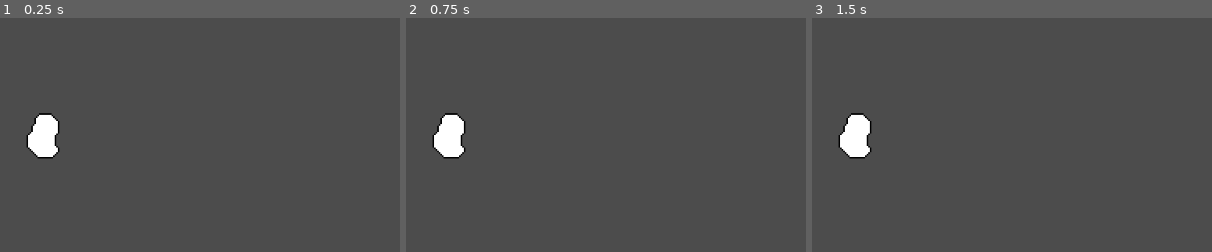
Above: before the commit, frames 1-3 (left to right).
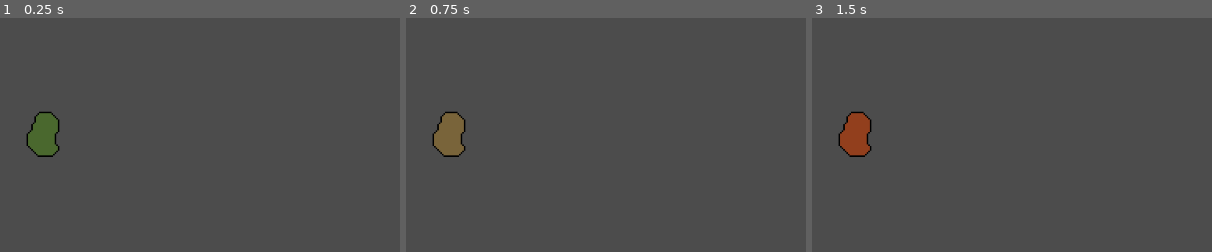
Above: after the commit, the same moments.

Repository: Raelr/StrategyGame
Game: Godot game, scene res://Scenes/World.tscn
The game is run twice, just before and just after one commit, with the same random seed, the same clock (stepped at 60 frames per second) and the same inputs.
Inputs (mouse positions are % of the whole screen's width and height, from its top left):
- Up to frame 1 (0.25 s): no input
- Up to frame 2 (0.75 s): tap Enter at 0.5 s; move the mouse to (5, 48) at 0.52 s; press the mouse at (5, 48) at 0.53 s
- Up to frame 3 (1.5 s): right-click (5, 48) at 0.8 s; tap Space at 1.25 s; move the mouse to (30, 55) at 1.27 s; release the mouse at (30, 55) at 1.28 s; right-click (30, 55) at 1.35 s
The pictures show only the part of the screen within x 0-50%, y 23-73%; the shares and areas given below are measured in that part.

The runs differ from the first frame. In frame 1, 1.2% of the frame differs, in the area x 6-15%, y 40-61%; in frame 2, 1.2%; in frame 3, 1.3%.

Commit message:
Added basic functions for changing province colors

Diff:
--- a/Scenes/Region.tscn
+++ b/Scenes/Region.tscn
@@ -1,7 +1,6 @@
-[gd_scene load_steps=5 format=2]
+[gd_scene load_steps=4 format=2]
 
 [ext_resource path="res://Sprites/Region1Outline.png" type="Texture" id=1]
-[ext_resource path="res://Sprites/Region1Details.png" type="Texture" id=2]
 [ext_resource path="res://Sprites/Region1Overlay.png" type="Texture" id=3]
 [ext_resource path="res://Scripts/Region.gd" type="Script" id=4]
 
@@ -9,9 +8,9 @@
 script = ExtResource( 4 )
 
 [node name="Details" type="Sprite" parent="."]
-texture = ExtResource( 2 )
 
 [node name="Overlay" type="Sprite" parent="Details"]
+modulate = Color( 1, 1, 1, 0 )
 texture = ExtResource( 3 )
 
 [node name="Outline" type="Sprite" parent="Details"]
@@ -19,4 +18,5 @@
 texture = ExtResource( 1 )
 
 [node name="CollisionPolygon2D" type="CollisionPolygon2D" parent="."]
+visible = false
 polygon = PoolVector2Array( -21.0441, 15.0385, -7.01394, 29.2055, 12.902, 29.1371, 21.1832, 21.0612, 21.0464, 15.2438,  …(216 unchanged characters)…
--- a/Scenes/World.tscn
+++ b/Scenes/World.tscn
@@ -1,8 +1,12 @@
-[gd_scene load_steps=2 format=2]
+[gd_scene load_steps=3 format=2]
 
 [ext_resource path="res://Scenes/Region.tscn" type="PackedScene" id=1]
+[ext_resource path="res://Sprites/Region1Details.png" type="Texture" id=2]
 
 [node name="World" type="Node2D"]
 
 [node name="Region" parent="." instance=ExtResource( 1 )]
-position = Vector2( 55.4896, 286.922 )
+position = Vector2( 55.4896, 285.469 )
+region_details = ExtResource( 2 )
+occupied_color = Color( 1, 0.996078, 0.996078, 0 )
+change_duration = 3.0
--- a/Scripts/Region.gd
+++ b/Scripts/Region.gd
@@ -1,7 +1,39 @@
+tool
 extends Node2D
+
+export (Texture) var region_details
+export (bool) var ui_update
+export (Color) var occupied_color
+export (float) var change_duration
+var elapsed = 0.0
+
+func _ready():
+	$Details.texture = region_details
 
 func _input_event(viewport, event, shape_idx):
 	if event is InputEventMouseButton:
 		if event.pressed:
+			ui_update = true
 			if Input.is_action_pressed("lmb"):
-				print("CLICKED")
+				occupied_color = Color(1, 0, 0, 0.4)
+			elif Input.is_action_pressed("rmb"):
+				occupied_color = Color(1, 1, 1, 0)
+
+func _process(delta):
+	if ui_update:
+		if Engine.editor_hint:
+			$Details.texture = region_details
+			set_occupied(occupied_color)
+		transition_color(delta, occupied_color)
+
+func transition_color(delta, color):
+	if elapsed < change_duration:
+		elapsed += delta
+		set_occupied($Details/Overlay.modulate.linear_interpolate(color, delta * 5))
+	elif elapsed >= change_duration:
+		set_occupied(color)
+		elapsed = 0.0
+		ui_update = false
+
+func set_occupied(color):
+	$Details/Overlay.modulate = color
--- a/project.godot
+++ b/project.godot
@@ -26,6 +26,11 @@
 "events": [ Object(InputEventMouseButton,"resource_local_to_scene":false,"resource_name":"","device":0,"alt":false,"shi …(212 unchanged characters)…
  ]
 }
+rmb={
+"deadzone": 0.5,
+"events": [ Object(InputEventMouseButton,"resource_local_to_scene":false,"resource_name":"","device":0,"alt":false,"shift":false,"control":false,"meta":false,"command":false,"button_mask":0,"position":Vector2( 0, 0 ),"global_position":Vector2( 0, 0 ),"factor":1.0,"button_index":2,"pressed":false,"doubleclick":false,"script":null)
+ ]
+}
 
 [rendering]
 
